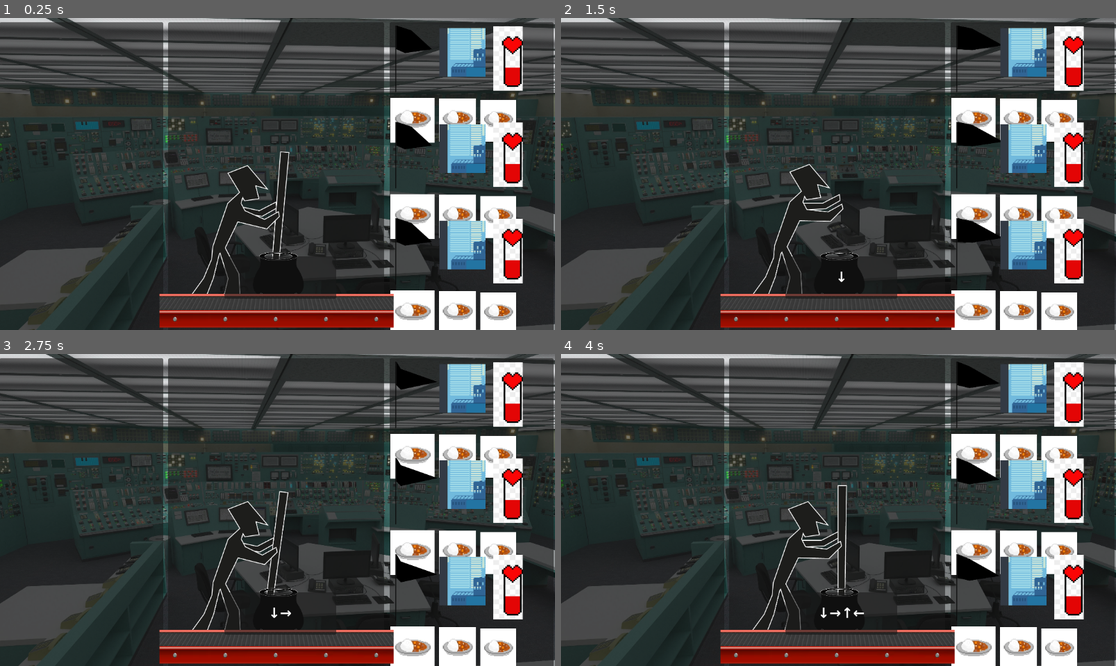
Above: before the commit, frames 1-4 (two rows, left to right).
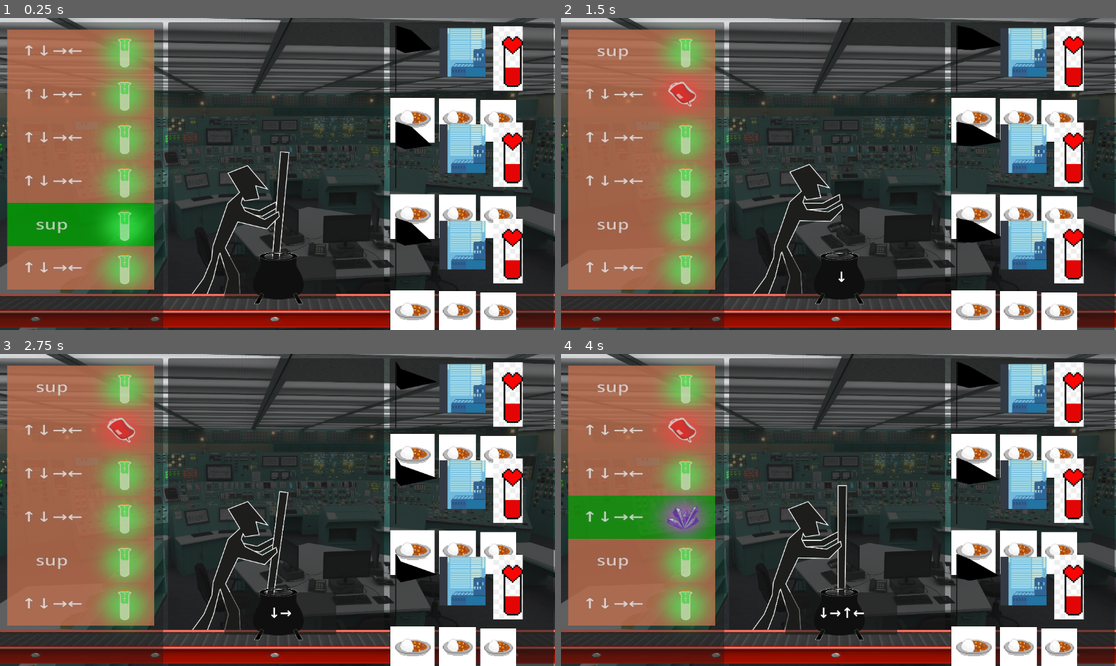
Above: after the commit, the same moments.

Repository: MelissaEPFL/OrbitalGameJam2025
Game: Godot game, scene res://main.tscn
Same seed, same stepped clock (60 frames per second), same inputs: the game is played once before the commit and once after it.
Inputs:
- Up to frame 1 (0.25 s): no input
- Up to frame 2 (1.5 s): tap Enter at 0.5, 0.6 s; hold D 0.53-1.28 s; hold S from 1.28 s (still down); tap 1 at 1.35 s
- Up to frame 3 (2.75 s): release S at 2.03 s; hold D from 2.03 s (still down); tap 2 at 2.1 s
- Up to frame 4 (4 s): release D at 2.78 s; hold W 2.78-3.53 s; tap 3 at 2.85 s; hold A from 3.53 s (still down); tap 4 at 3.6 s

The runs differ from the first frame. In frame 1, 26% of the frame differs, in the area x 0-100%, y 1-100%; in frame 2, 26%; in frame 3, 26%; in frame 4, 26%.

Commit message:
ajouté le menu de gauche dans le main

Diff:
--- a/Game/main.tscn
+++ b/Game/main.tscn
@@ -1,7 +1,8 @@
-[gd_scene load_steps=26 format=3 uid="uid://dupgtndhtv0uw"]
+[gd_scene load_steps=28 format=3 uid="uid://dupgtndhtv0uw"]
 
 [ext_resource type="Script" uid="uid://c3ysm3n3etekc" path="res://GameStateManagement.gd" id="1_272bh"]
 [ext_resource type="Texture2D" uid="uid://d4fp16xf8tfwv" path="res://assets/nuclear_plant_control_pannel.jpg" id="2_5vw27"]
+[ext_resource type="PackedScene" uid="uid://bod83u0fm70f6" path="res://control_menugauche.tscn" id="3_4c57u"]
 [ext_resource type="PackedScene" uid="uid://b4sy00ot8bfvn" path="res://country.tscn" id="3_5vw27"]
 [ext_resource type="Texture2D" uid="uid://mafoh57dq207" path="res://assets/Perso-Gome-Jum.png" id="3_kek77"]
 [ext_resource type="Script" uid="uid://bt3h3pymd07gw" path="res://martin.gd" id="4_4c57u"]
@@ -181,11 +182,22 @@
 texture = ExtResource("2_5vw27")
 
 [node name="Menu gauche" type="Panel" parent="."]
+modulate = Color(1, 1, 1, 0.694118)
+z_index = 1
 layout_mode = 0
 offset_right = 340.0
 offset_bottom = 648.0
 
+[node name="ControlMenugauche" parent="Menu gauche" instance=ExtResource("3_4c57u")]
+layout_mode = 1
+offset_left = 16.0
+offset_top = 15.0
+offset_right = -324.0
+offset_bottom = 15.0
+scale = Vector2(1.31341, 1.0235)
+
 [node name="Menu droite" type="Panel" parent="."]
+z_index = 1
 layout_mode = 0
 offset_left = 810.0
 offset_top = -3.05176e-05
@@ -214,16 +226,11 @@
 script = ExtResource("4_4c57u")
 
 [node name="Chaudron" parent="Menu central" instance=ExtResource("7_ycdy4")]
+z_index = 1
 position = Vector2(-72.115, 73)
 
-[node name="ConveyorBelt" type="AnimatedSprite2D" parent="Menu central"]
-position = Vector2(225, 599)
-scale = Vector2(0.788961, 1)
-sprite_frames = SubResource("SpriteFrames_n5ude")
-animation = &"idle"
-script = ExtResource("6_dg77c")
-
 [node name="IncantationPanel" parent="Menu central" instance=ExtResource("8_5vw27")]
+z_index = 1
 layout_mode = 1
 offset_left = 117.0
 offset_top = 486.0
@@ -232,9 +239,15 @@
 grow_horizontal = 1
 grow_vertical = 1
 
+[node name="ConveyorBelt" type="AnimatedSprite2D" parent="Menu central"]
+position = Vector2(225.5, 599)
+scale = Vector2(1.875, 1)
+sprite_frames = SubResource("SpriteFrames_n5ude")
+animation = &"idle"
+script = ExtResource("6_dg77c")
+
 [connection signal="failedMissileLaunch" from="GameManager" to="Menu central/Martin" method="_on_failure"]
 [connection signal="incantationCharacterStream" from="GameManager" to="Menu central/IncantationPanel" method="treatSignal"]
-[connection signal="successfulMissileLaunch" from="GameManager" to="Menu central/Martin" method="_on_success"]
 [connection signal="successfulMissileLaunch" from="GameManager" to="Menu central/Chaudron" method="_on_recipe_change"]
 [connection signal="chaudron_arrived" from="Menu central/Chaudron" to="Menu central/ConveyorBelt" method="_conveyor_on_off"]
 [connection signal="chaudron_moving" from="Menu central/Chaudron" to="Menu central/ConveyorBelt" method="_conveyor_on_off"]
